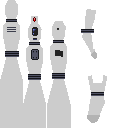
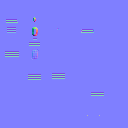
The second 128 × 128 image is a revision of the first. Changes to its layers:
added layer "RobotTexPixel_n" above "Layer 3" over [0, 0, 107, 128]
added layer "Layer 5" above "Layer 4" over [0, 0, 128, 128]
showed "Layer 4" over [0, 0, 128, 128]
